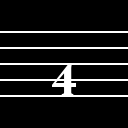
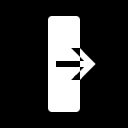
Layer changes from the first 128px x 128px image to the second:
added layer "レイヤー #4" above "レイヤー #3" over [56, 48, 96, 80]
added layer "レイヤー #3" above "delete" over [48, 16, 80, 112]
renamed "レイヤー #8" to "4", hid it over [52, 64, 77, 95]
hid "5" over [0, 31, 128, 97]
